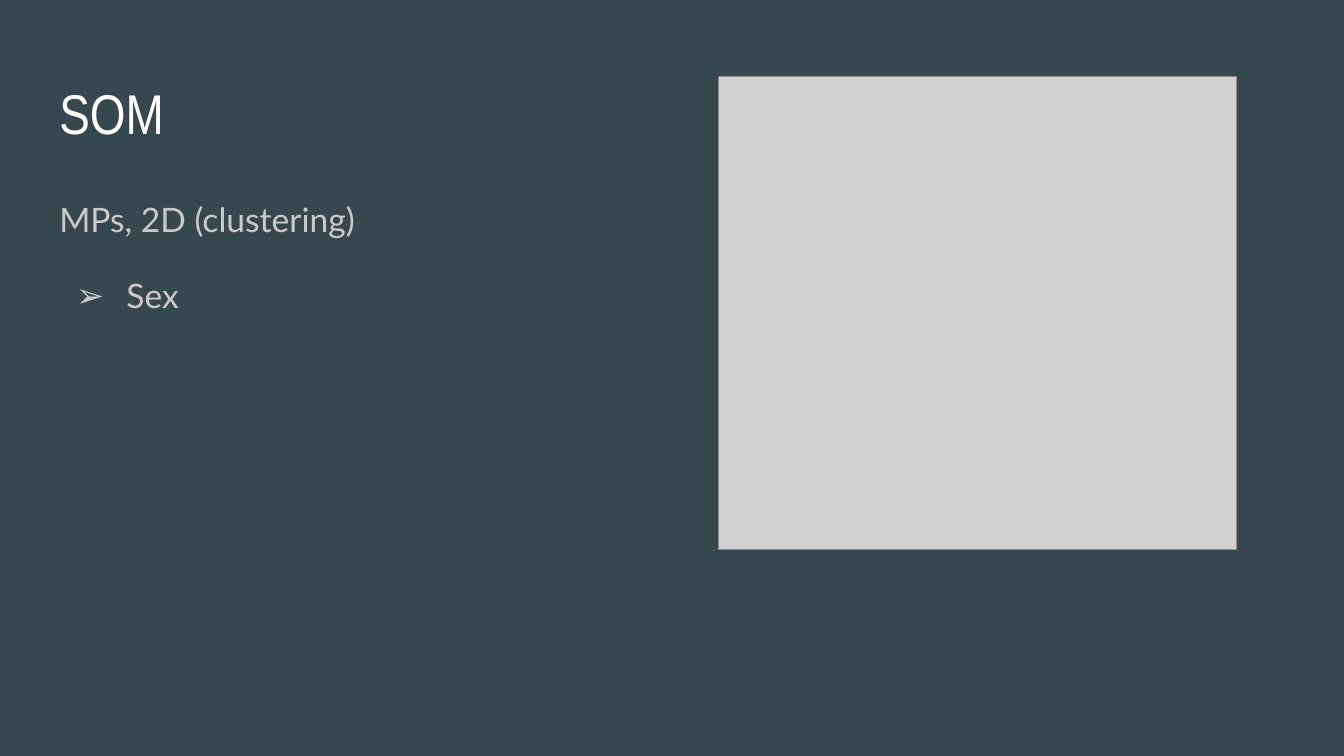
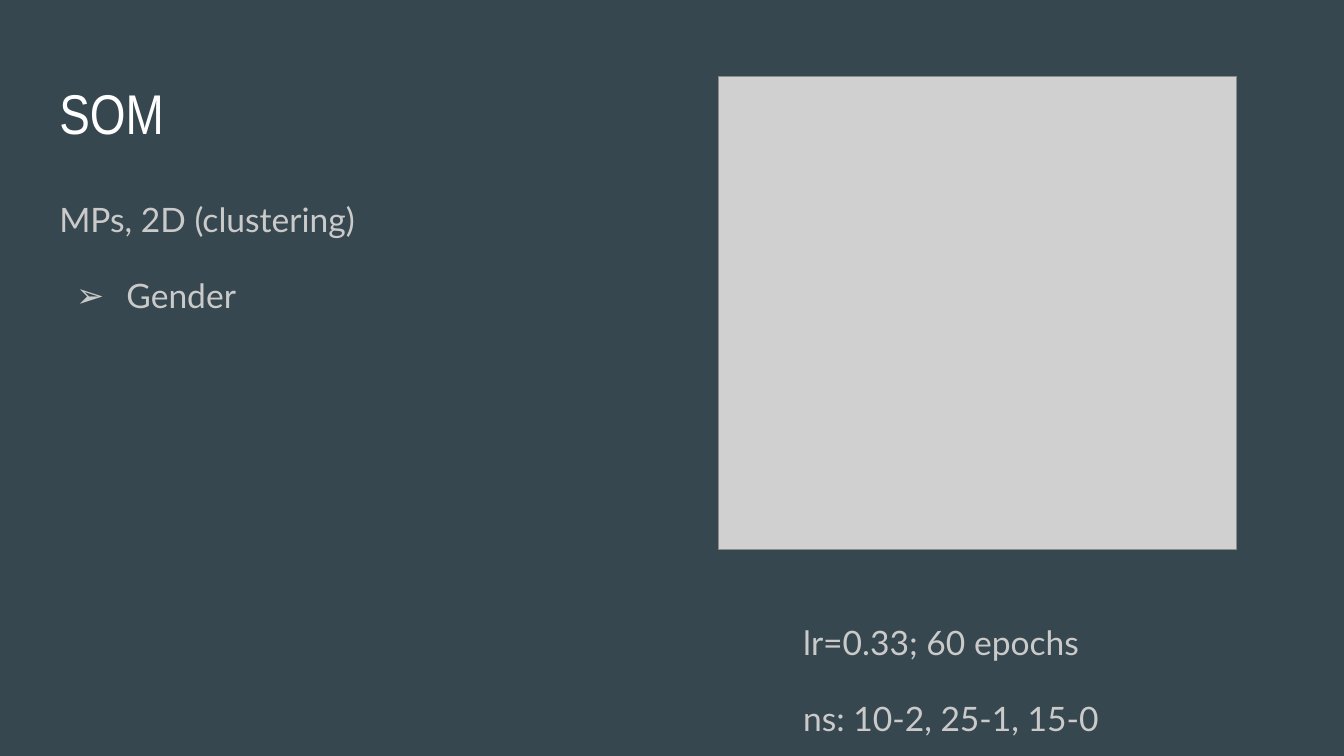
Before and after one commit to m43/kth-annda, a slide deck: slide 15 of lab2-slides.pptx. Drawn at 1344x756 pixels with LibreOffice and Linux fonts; fonts in the diff are those of the drawing; grey boxes stand for pictures. Boxes give left, top, right and bottom in pixels: in the first picture for what was removed or moved away, otherwise in the second. Text is boxed around its words. In the diff, an @@ line names an element or a change of style, - is before the commit and + after.

```diff
--- a/lab2-slides.pptx
+++ b/lab2-slides.pptx
@@ text at (126, 283, 236, 308): text changed @@
-➢ Sex
+➢ Gender
@@ text added at (803, 630, 1099, 735), 18 pt, text #CACACA @@
+lr=0.33; 60 epochs
+ns: 10-2, 25-1, 15-0
```
Also in this commit, not shown: 3 other slides changed, 26 other files.
